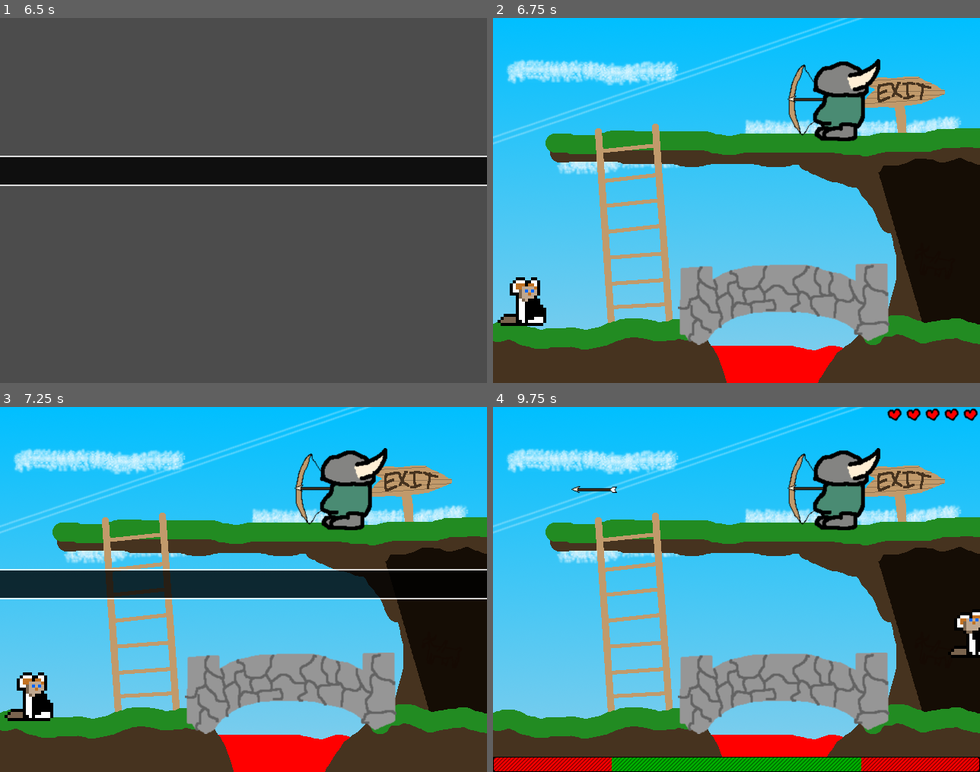
Above: before the commit, frames 1-4 (two rows, left to right).
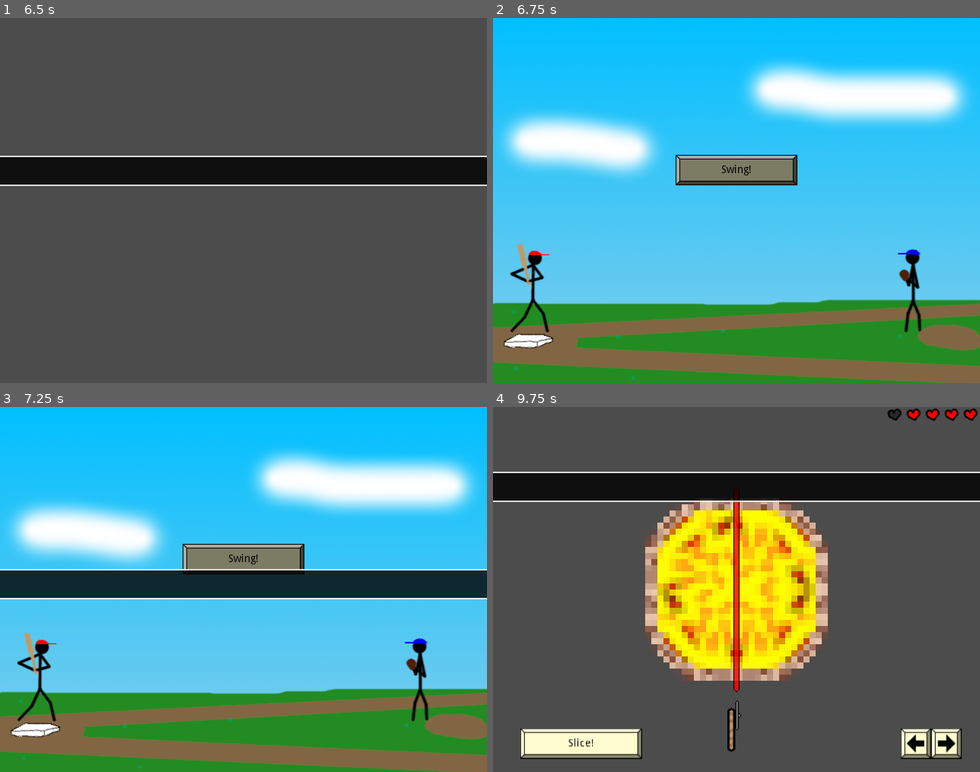
Above: after the commit, the same moments.

Repository: swashdev/minigame-madness
Game: Godot game, scene res://master/scenes/master.tscn
Two runs of this game, one before a commit and one after it. Both use one fixed random seed, a clock stepped at 60 frames per second and the inputs below.
Inputs (mouse positions are in pixels of both pictures, inside the frame that each line leads up to):
- Up to frame 1 (6.5 s): click "New Game" at 0.5 s; tap Enter at 1.25, 2.75, 5 s; move the mouse to (350, 182) at 1.27 s; hold Space (action) 1.28-2.03 s; hold Right (move_right) 1.28-2.78 s; tap Up (move_up) at 1.52, 2.27, 3.77, 4.52, 5.27 s; move the mouse to (146, 218) at 2.02 s; tap Space (action) at 2.1, 3.6, 4.25, 5.1 s; move the mouse to (292, 120) at 2.77 s; hold Left (move_left) 2.78-3.53 s; hold Space (action) 2.78-3.53 s; move the mouse to (219, 273) at 3.52 s; hold Right (move_right) 3.53-5.03 s; move the mouse to (389, 255) at 4.27 s; hold Space (action) 4.28-5.03 s; tap Escape (ui_cancel) at 4.9 s; move the mouse to (97, 145) at 5.02 s; hold Left (move_left) 5.03-5.78 s; move the mouse to (267, 200) at 5.77 s; hold Right (move_right) from 5.78 s (still down); hold Space (action) from 5.78 s (still down)
- Up to frame 2 (6.75 s): move the mouse to (663, 109) at 6.52 s; release Right (move_right) at 6.53 s; release Space (action) at 6.53 s; hold Left (move_left) from 6.53 s (still down); tap Space (action) at 6.6 s
- Up to frame 3 (7.25 s): keep holding Left (move_left); tap Up (move_up) at 6.77 s
- Up to frame 4 (9.75 s): tap A at 7.25 s; move the mouse to (843, 571) at 7.27 s; hold Space (action) 7.28-8.03 s; tap Up (move_up) at 7.52, 8.27 s; move the mouse to (639, 607) at 8.02 s; release Left (move_left) at 8.03 s; hold Right (move_right) from 8.03 s (still down); tap Space (action) at 8.1, 9.6 s; move the mouse to (785, 509) at 8.77 s; hold Space (action) 8.78-9.53 s; move the mouse to (712, 662) at 9.52 s

Frame 1 is identical in both runs. In frame 2, 58% of the frame differs, in the area x 0-100%, y 0-100%; in frame 3, 58%; in frame 4, 99%.

Commit message:
[META] setup "Put on Pants!" for debugging.
The "Put on Pants!" minigame has been added to the master minigame list
and a basic script has been added which will allow it to be tested.

Diff:
--- a/master/scripts/minigame_canvas.gd
+++ b/master/scripts/minigame_canvas.gd
@@ -20,6 +20,7 @@
 	preload( "res://mini/shooter/scenes/shooter_frame.tscn" ),
 	preload( "res://mini/anchovy_quest/scenes/anchovy_game.tscn" ),
 	preload( "res://mini/dodge/scenes/dodge.tscn" ),
+	preload( "res://mini/pants/pants_minigame.tscn" ),
 	# Comma on last element intentional for efficient diff files.
 ]
 
--- /dev/null
+++ b/mini/pants/pants_minigame.gd
@@ -0,0 +1,10 @@
+extends Minigame
+# The main script for the "Put on Pants!" minigame.
+
+
+func start():
+	$PantsMan.allow_movement = true
+
+
+func stop():
+	$PantsMan.allow_movement = false
--- a/mini/pants/pants_minigame.tscn
+++ b/mini/pants/pants_minigame.tscn
@@ -1,6 +1,6 @@
 [gd_scene load_steps=4 format=2]
 
-[ext_resource path="res://shared/scripts/minigame.gd" type="Script" id=1]
+[ext_resource path="res://mini/pants/pants_minigame.gd" type="Script" id=1]
 [ext_resource path="res://shared/scenes/scenery/sky.tscn" type="PackedScene" id=2]
 [ext_resource path="res://mini/pants/scenes/characters/pants_man.tscn" type="PackedScene" id=3]
 
